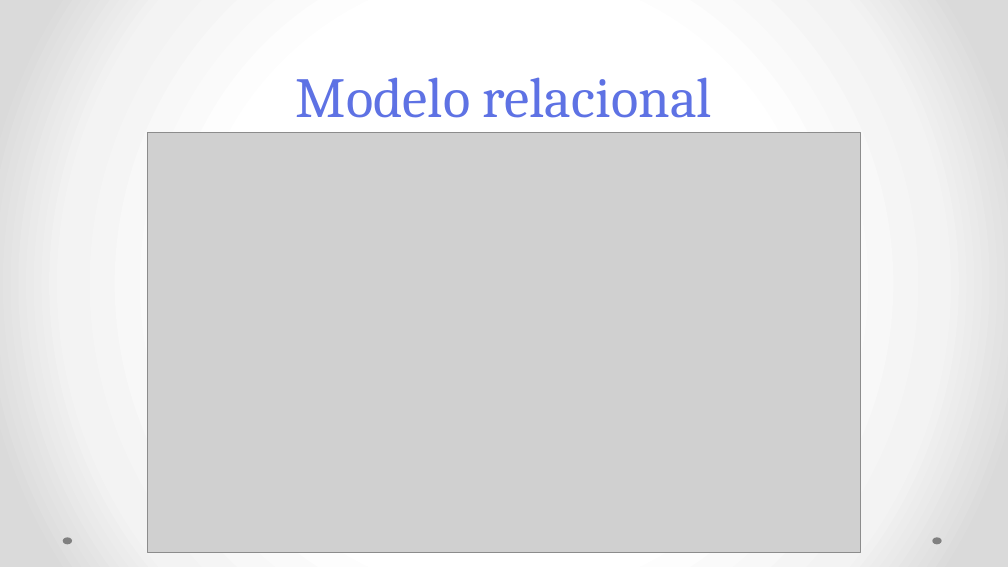
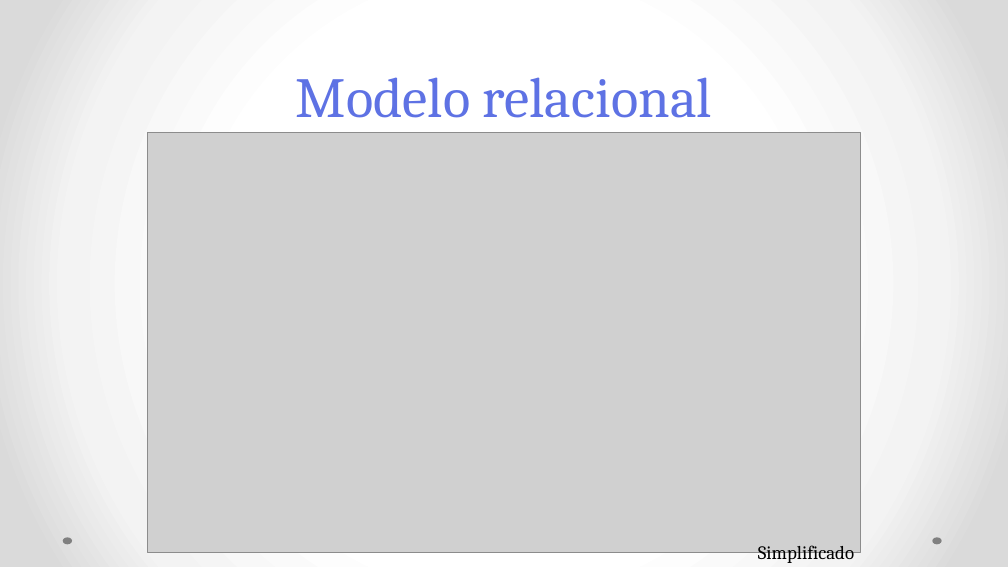
Before and after one commit to ThelmaLemus/Law, a slide deck: slide 27 of Lawbrary2.pptx. Drawn at 1008x567 pixels with LibreOffice and Linux fonts; fonts in the diff are those of the drawing; grey boxes stand for pictures. Boxes give left, top, right and bottom in pixels: in the first picture for what was removed or moved away, otherwise in the second. Text is boxed around its words. In the diff, an @@ line names an element or a change of style, - is before the commit and + after.

```diff
--- a/Lawbrary2.pptx
+++ b/Lawbrary2.pptx
@@ text added at (758,545,854,563), 18 pt, text #000000 @@
+Simplificado
```
Also in this commit, not shown: 2 other slides changed.
